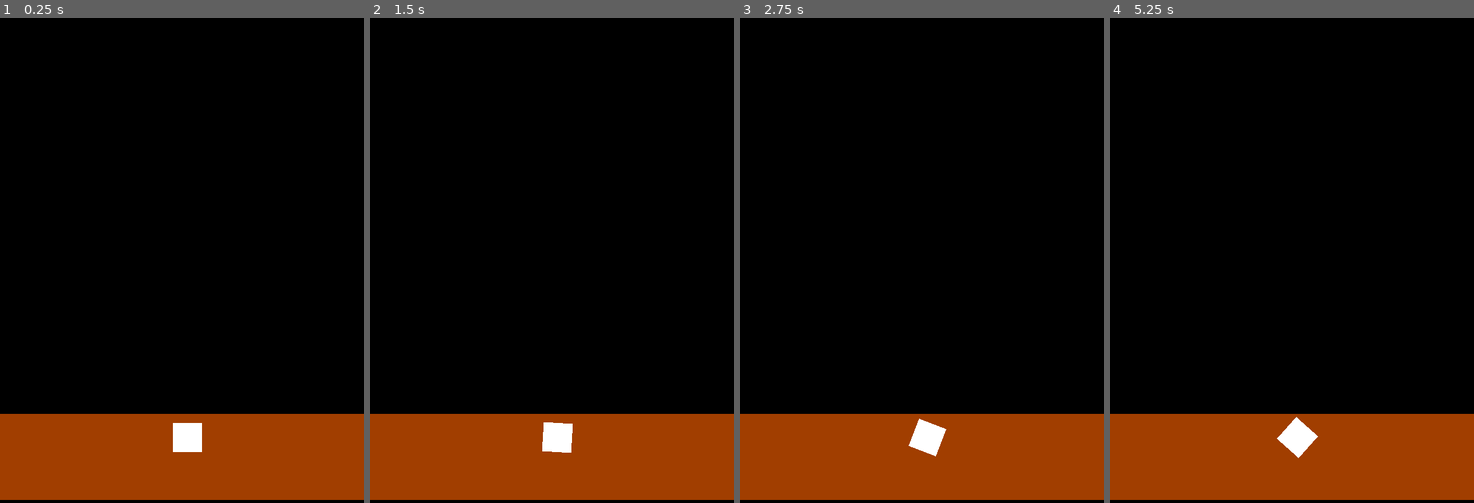
Above: before the commit, frames 1-4 (left to right).
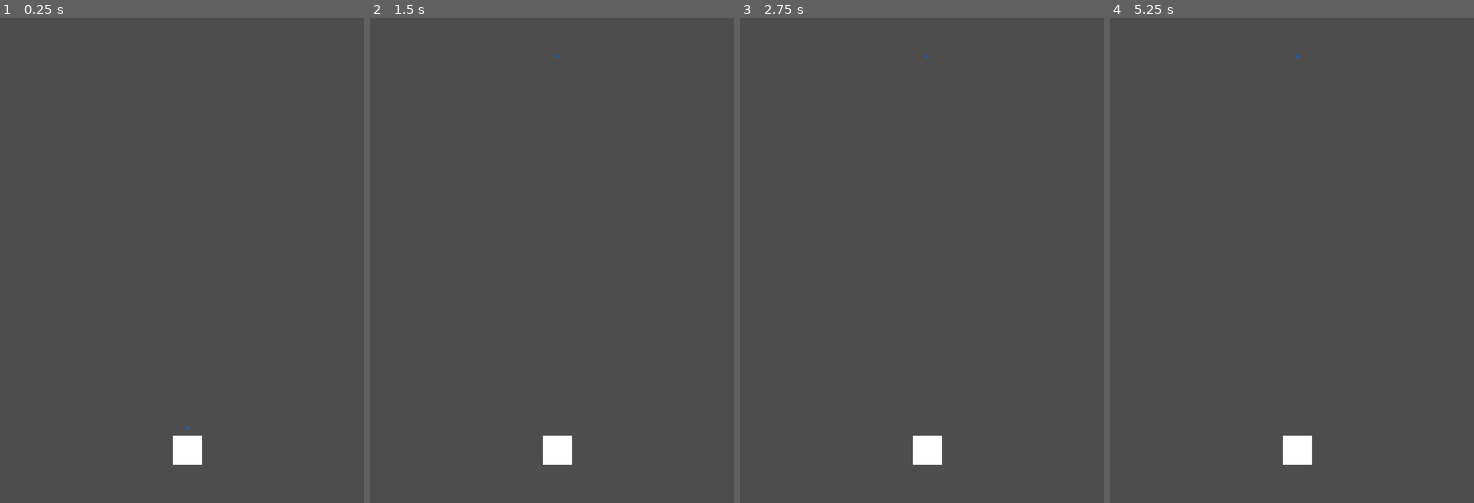
Above: after the commit, the same moments.

Repository: AndrewJDGalga/ggj2024
Game: Godot game, scene res://levels/testaj.tscn
Same seed, same stepped clock (60 frames per second), same inputs: the game is played once before the commit and once after it. The project has no main scene, so this scene is started directly.
Inputs:
- Up to frame 1 (0.25 s): no input
- Up to frame 2 (1.5 s): tap Enter at 0.5 s; hold Up (action1) 0.53-1.28 s; tap Up (action1) at 1.35 s
- Up to frame 3 (2.75 s): tap Space at 2 s; hold Down (action2) from 2.03 s (still down); tap Up (action1) at 2.3 s
- Up to frame 4 (5.25 s): release Down (action2) at 2.78 s; tap Up (action1) at 2.85, 4.55 s; tap Enter at 3.5 s; hold Up (action1) 3.53-4.28 s; tap Down (action2) at 4.35 s; tap Space at 5 s; hold Up (action1) from 5.03 s (still down)

The runs differ from the first frame. In frame 1, 100% of the frame differs, in the area x 0-100%, y 0-100%; in frame 2, 100%; in frame 3, 100%; in frame 4, 100%.

Commit message:
set lure position based on y limit

Diff:
--- a/entities/curtis.gd
+++ b/entities/curtis.gd
@@ -2,13 +2,17 @@
 
 @onready var lure = $fishing_lure
 @export var turn_speed := 2.0
+@export var y_limit := -650
 var game_manager
 
 func _ready():
 	game_manager = get_tree().root.get_child(0)
 
 func _physics_process(delta):
-	turn_for_casting(delta)
+	#turn_for_casting(delta)
+
+	if Input.is_action_pressed("action1"):
+		lure.position.y = y_limit
 
 func turn_for_casting(delta):
 	if Input.is_action_pressed("action1"):
--- a/entities/curtis.tscn
+++ b/entities/curtis.tscn
@@ -19,5 +19,4 @@
 offset_bottom = 24.0
 
 [node name="fishing_lure" parent="." instance=ExtResource("2_gos2j")]
-top_level = true
 position = Vector2(0, -36)
--- a/levels/testaj.tscn
+++ b/levels/testaj.tscn
@@ -7,12 +7,16 @@
 script = ExtResource("1_nvk7h")
 
 [node name="waterTest" type="ColorRect" parent="."]
+visible = false
+z_index = -1
 offset_right = 40.0
 offset_bottom = 40.0
 scale = Vector2(19.28, 25.56)
 color = Color(0, 0, 0, 1)
 
 [node name="groundTest" type="ColorRect" parent="."]
+visible = false
+z_index = -1
 offset_left = -43.0
 offset_top = 653.0
 offset_right = -3.0
@@ -21,4 +25,4 @@
 color = Color(0.631373, 0.243137, 0, 1)
 
 [node name="Curtis" parent="." instance=ExtResource("1_7jb4x")]
-position = Vector2(309, 692)
+position = Vector2(309, 713)
--- a/project.godot
+++ b/project.godot
@@ -20,6 +20,10 @@
 window/size/viewport_height=800
 window/stretch/mode="canvas_items"
 
+[filesystem]
+
+import/blender/enabled=false
+
 [input]
 
 action1={
Not shown: 1 places in UI/golf_meter.tscn that only renumber resources
